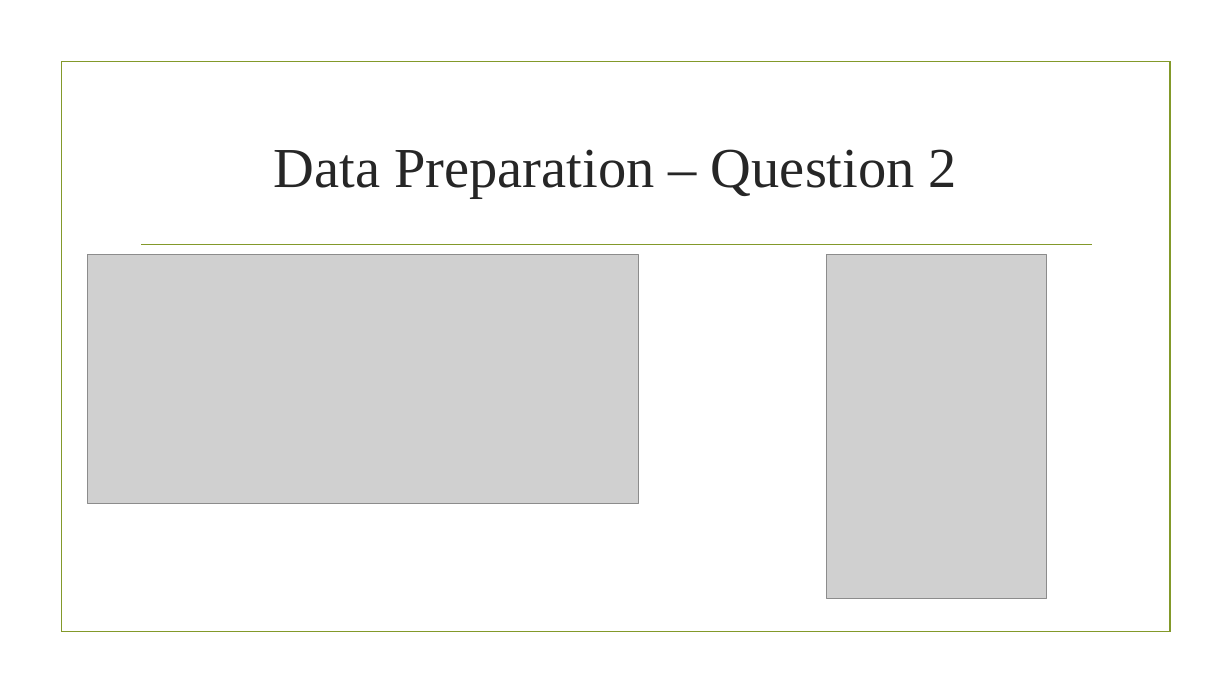
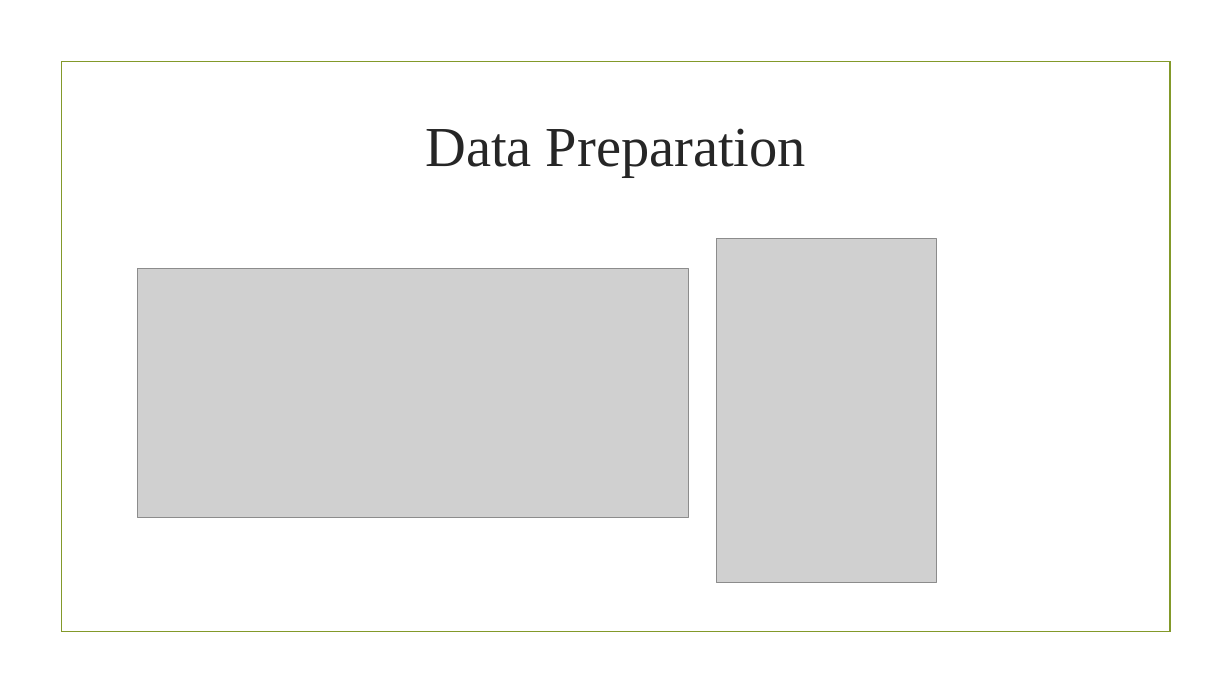
Before and after one commit to KrishnaCD93/DAAN-Capstone-Project, a slide deck: slide 25 of Capstone Presentation.pptx (slide 24 before the commit). Drawn at 1232x693 pixels with LibreOffice and Linux fonts; fonts in the diff are those of the drawing; grey boxes stand for pictures; background and template pictures are left out. Boxes give left, top, right and bottom in pixels: in the first picture for what was removed or moved away, otherwise in the second. Text is boxed around its words. In the diff, an @@ line names an element or a change of style, - is before the commit and + after.

```diff
--- a/Capstone Presentation.pptx
+++ b/Capstone Presentation.pptx
@@ title at <box>425,128,806,177</box>: text changed @@
-Data Preparation – Question 2
+Data Preparation
@@ picture: place and size @@
-picture at <box>827,254,1047,599</box>
+picture at <box>716,238,936,583</box>
@@ picture: place and size @@
-picture at <box>87,254,638,503</box>
+picture at <box>138,269,689,518</box>
@@ line removed from (141, 245) to (1092, 245) @@
```
Also in this commit, not shown: 21 other slides changed, 2 slides added, 11 other files.
